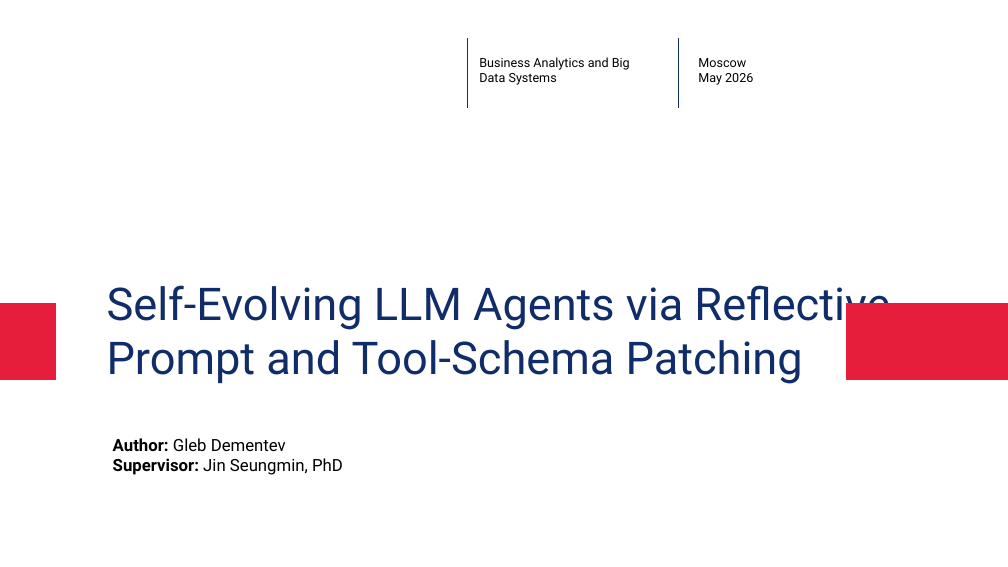
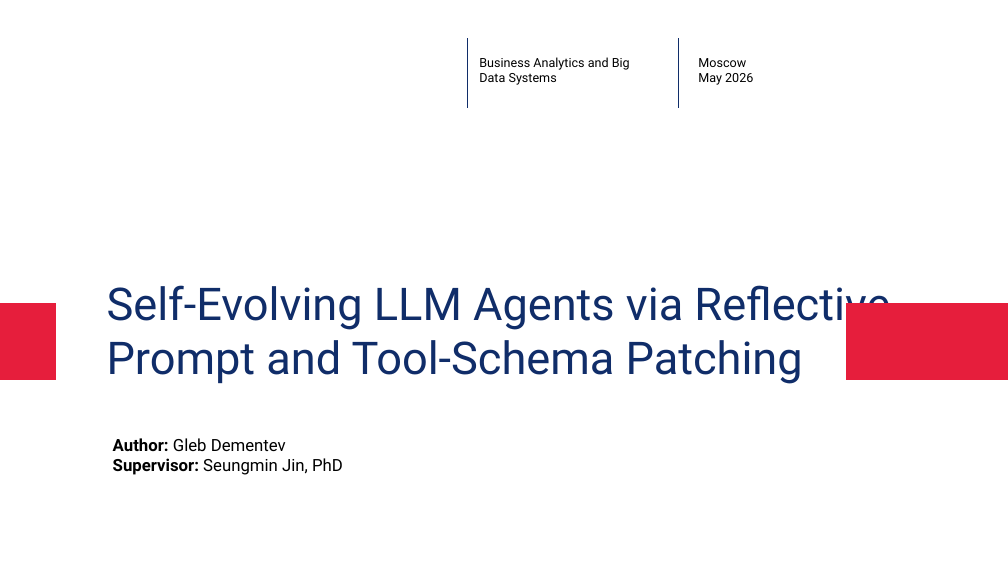
Before and after one commit to glebdementev/tau-evo, a slide deck: slide 1 of slides/defense.pptx (slide 2 before the commit). Drawn at 1008x567 pixels with LibreOffice and Linux fonts; fonts in the diff are those of the drawing; background and template pictures are left out. Boxes give left, top, right and bottom in pixels: in the first picture for what was removed or moved away, otherwise in the second. Text is boxed around its words. In the diff, an @@ line names an element or a change of style, - is before the commit and + after.

```diff
--- a/slides/defense.pptx
+++ b/slides/defense.pptx
@@ text at [113, 458, 343, 475]: text changed @@
-Supervisor: Jin Seungmin, PhD
+Supervisor: Seungmin Jin, PhD
```
Also in this commit, not shown: 7 other slides changed, 7 slides added, 1 slide removed, 20 other files.
